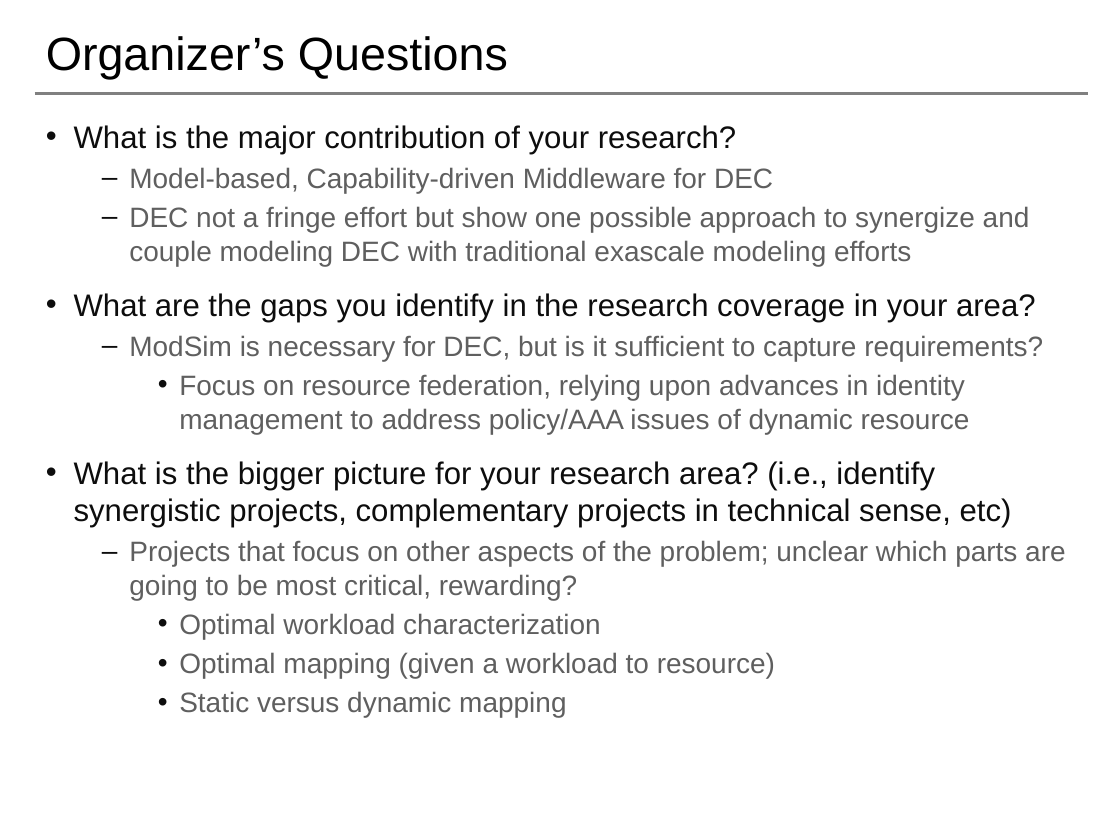
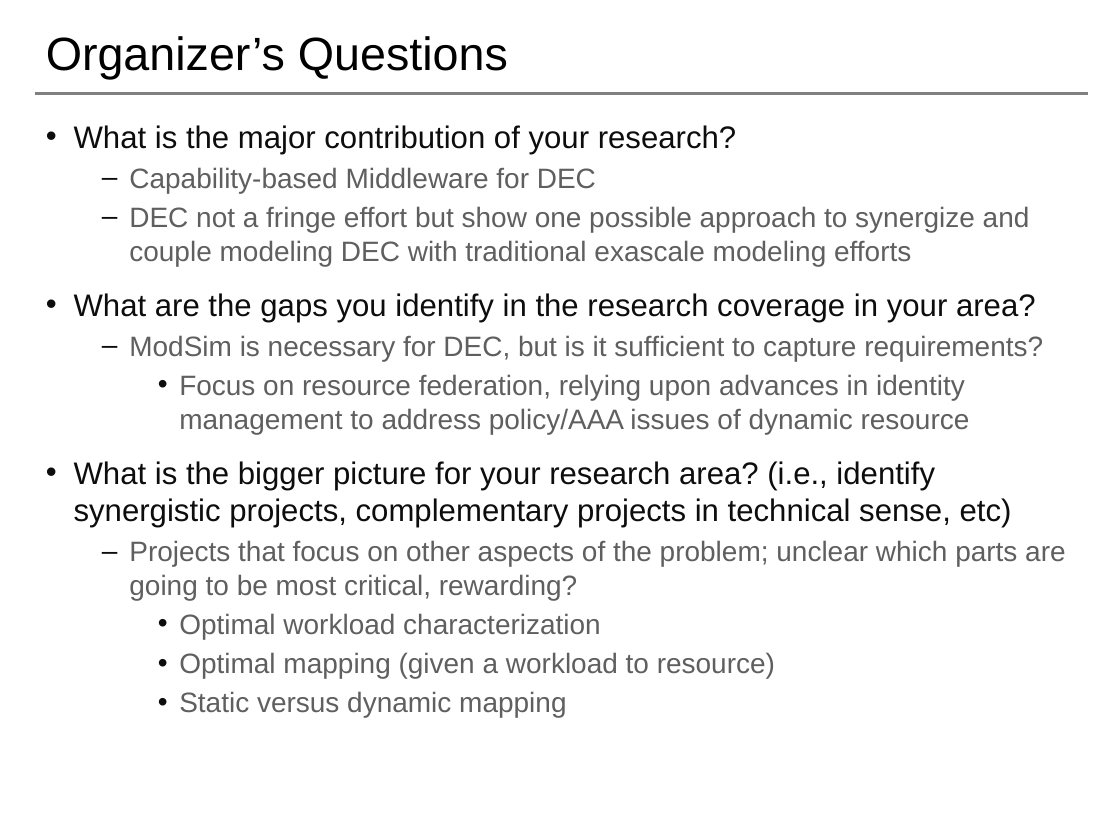
Before and after one commit to saga-project/NGMW, a slide deck: slide 22 of presentations/radical-modsim.pptx. Drawn at 1120x840 pixels with LibreOffice and Linux fonts; fonts in the diff are those of the drawing; background and template pictures are left out. Boxes give left, top, right and bottom in pixels: in the first picture for what was removed or moved away, otherwise in the second. Text is boxed around its words. In the diff, an @@ line names an element or a change of style, - is before the commit and + after.

```diff
--- a/presentations/radical-modsim.pptx
+++ b/presentations/radical-modsim.pptx
@@ text at (x1=129, y1=167, x2=596, y2=193): text changed @@
-  – Model-based, Capability-driven Middleware for DEC
+  – Capability-based Middleware for DEC
```
Also in this commit, not shown: 4 other slides changed, 5 slides removed.
